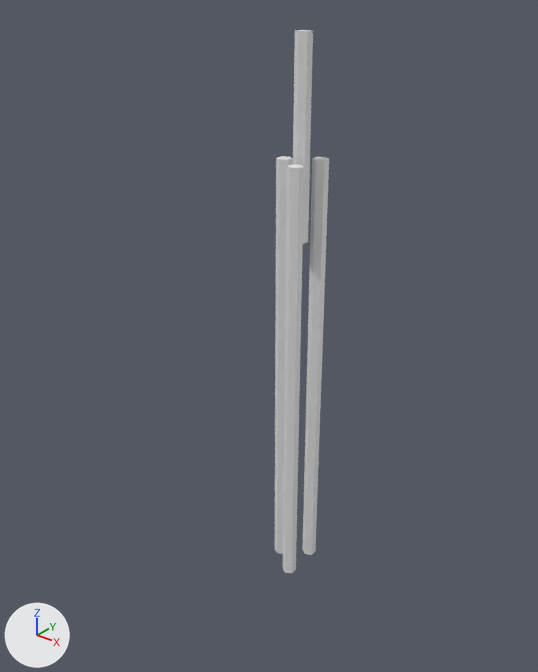
A saved change to the Blender file Working Files/Blender/Tower.blend.
Camera for both pictures: a 50 mm camera at (14.06, -17.69, 20.39) aimed at (-0.02, -0.09, 9.47). Arrows for +X, +Y and +Z are at lower left; the lights stay in place. The older version comes first.

The older version as bpy lines, for what is in view:
```python
me_cylinder = bpy.data.meshes.new('Cylinder')
me_cylinder.from_pydata(...)  # a 6-sided cylinder along z spanning x -0.87..0.87, y -1.0..1.0, z -1.0..1.0
me_cylinder_001 = bpy.data.meshes.new('Cylinder.001')
me_cylinder_001.from_pydata(...)  # a 6-sided cylinder along z spanning x -0.87..0.87, y -1.0..1.0, z -1.0..1.0
me_cylinder_002 = bpy.data.meshes.new('Cylinder.002')
me_cylinder_002.from_pydata(...)  # a 6-sided cylinder along z spanning x -0.87..0.87, y -1.0..1.0, z -1.0..1.0
me_cylinder_003 = bpy.data.meshes.new('Cylinder.003')
me_cylinder_003.from_pydata(...)  # a 6-sided cylinder along z spanning x -0.87..0.87, y -1.0..1.0, z -1.0..1.0
ob_pole = bpy.data.objects.new('Pole', me_cylinder)
ob_pole.location = (0.5, 0.0, 7.97)
ob_pole.scale = (0.25, 0.25, 7.5)
ob_pole_001 = bpy.data.objects.new('Pole.001', me_cylinder_002)
ob_pole_001.location = (1.38, -0.62, 7.97)
ob_pole_001.scale = (0.25, 0.25, 7.5)
ob_pole_002 = bpy.data.objects.new('Pole.002', me_cylinder_001)
ob_pole_002.location = (1.38, 0.62, 7.97)
ob_pole_002.scale = (0.25, 0.25, 7.5)
ob_pole_003 = bpy.data.objects.new('Pole.003', me_cylinder_003)
ob_pole_003.location = (1.12, 0.0, 16.01)
ob_pole_003.scale = (0.25, 0.25, 3.0)
```
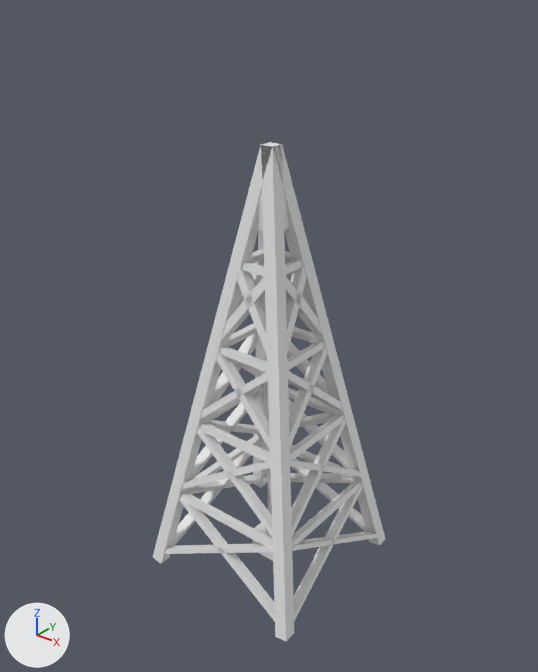
Boxes [x1, y1, x2, y2] around the edits, measured in the pictures (538 x 672 px):
'radio tower', added
    after: [153, 142, 385, 641]
'Pole.001', deleted
    before: [283, 164, 304, 573]
'Pole.002', deleted
    before: [303, 157, 329, 555]
'Pole', moved, rescaled (mostly hidden afterwards)
    before: [275, 156, 293, 554]
    after: [267, 382, 272, 515]
'Pole.003', deleted
    before: [293, 30, 313, 244]
'Cube.001', added
    after: [255, 190, 289, 231]
'Cube', added
    after: [253, 522, 273, 561]
    faces in mat_boxmain (white #e7e7e7): [253, 522, 273, 561]

What the commit changed:
Material 'Dark.001' (mat_dark_001) is new.
Its base color is (0.0, 0.0, 0.0) (black #000000).
Material 'TopPart.001' (mat_toppart_001) is new.
Its base color is (0.226, 0.226, 0.226) (grey #838383).
Material 'Boxmain.001' (mat_boxmain_001) is new.
Its base color is (0.8, 0.8, 0.8) (white #e7e7e7).
Material 'Boxmain' (mat_boxmain) is new.
Its base color is (0.8, 0.8, 0.8) (white #e7e7e7).
Material 'Dark' (mat_dark) is new.
Its base color is (0.0, 0.0, 0.0) (black #000000).
Material 'TopPart' (mat_toppart) is new.
Its base color is (0.226, 0.226, 0.226) (grey #838383).
Mesh me_cube_004 is new.
It has 36 vertices, 29 faces and spans x -1.0..1.0, y -1.0..1.0, z -3.83..1.04.
Faces by material slot: [10, 18, 1].
It uses material mat_boxmain_001 (white #e7e7e7).
It uses material mat_toppart_001 (grey #838383).
It uses material mat_dark_001 (black #000000).
Mesh me_cube_002 is new.
It has 32 vertices, 25 faces and spans x -1.0..1.0, y -1.0..1.0, z -1.0..1.04.
Faces by material slot: [6, 18, 1].
It uses material mat_boxmain (white #e7e7e7).
It uses material mat_toppart (grey #838383).
It uses material mat_dark (black #000000).
Mesh me_radio_tower is new.
It has 413 vertices, 317 faces and spans x -3.2..3.2, y 0.2..15.8, z -3.2..3.2.
Object 'Pole' (ob_pole) moves from (0.5, 0.0, 7.97) to (0.0, 0.0, 8.17).
Object 'Pole' (ob_pole) is rescaled from (0.25, 0.25, 7.5) to (0.125, 0.125, -7.17).
Object 'Pole.002' (ob_pole_002) is deleted.
Object 'Pole.001' (ob_pole_001) is deleted.
Object 'Pole.003' (ob_pole_003) is deleted.
Object 'Cube.001' (ob_cube_001) is new; it shows me_cube_004.
Its location is (0.0, 0.0, 13.74).
Its rotation in degrees is (180, 0, 0).
Its scale is (0.5, 0.5, 0.5).
Object 'Cube' (ob_cube) is new; it shows me_cube_002.
Its location is (0.0, 0.0, 0.76).
Its scale is (0.5, 0.5, 0.5).
Object 'radio tower' (ob_radio_tower) is new; it shows me_radio_tower.
Its location is (0.0, 0.0, 0.0).
Its rotation in degrees is (90, 0, 0).
